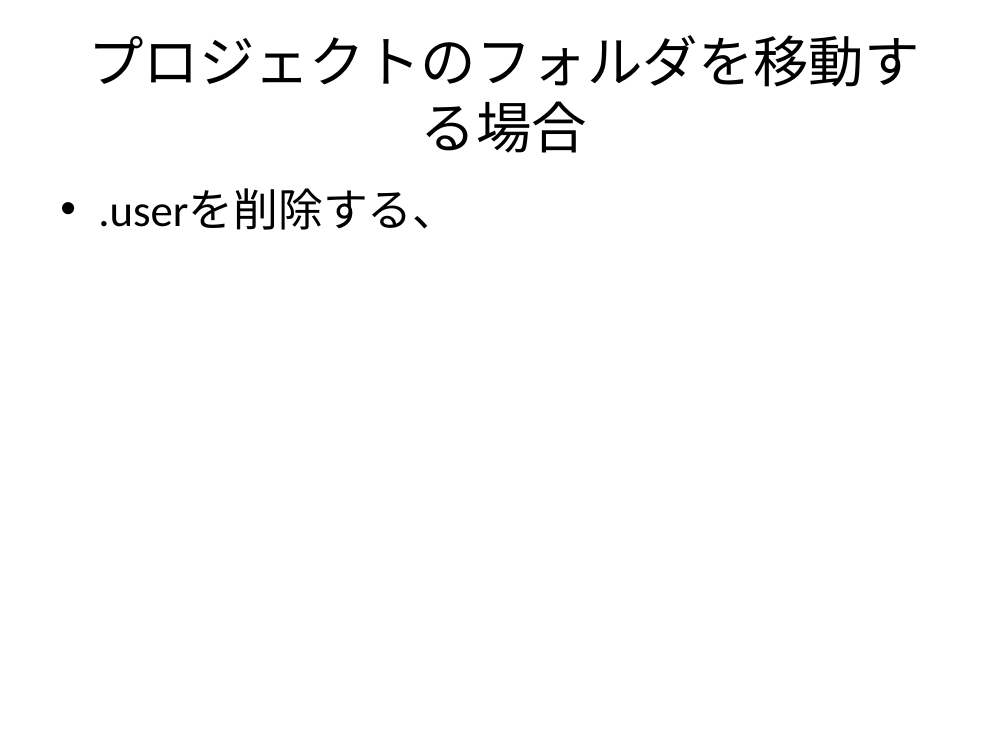
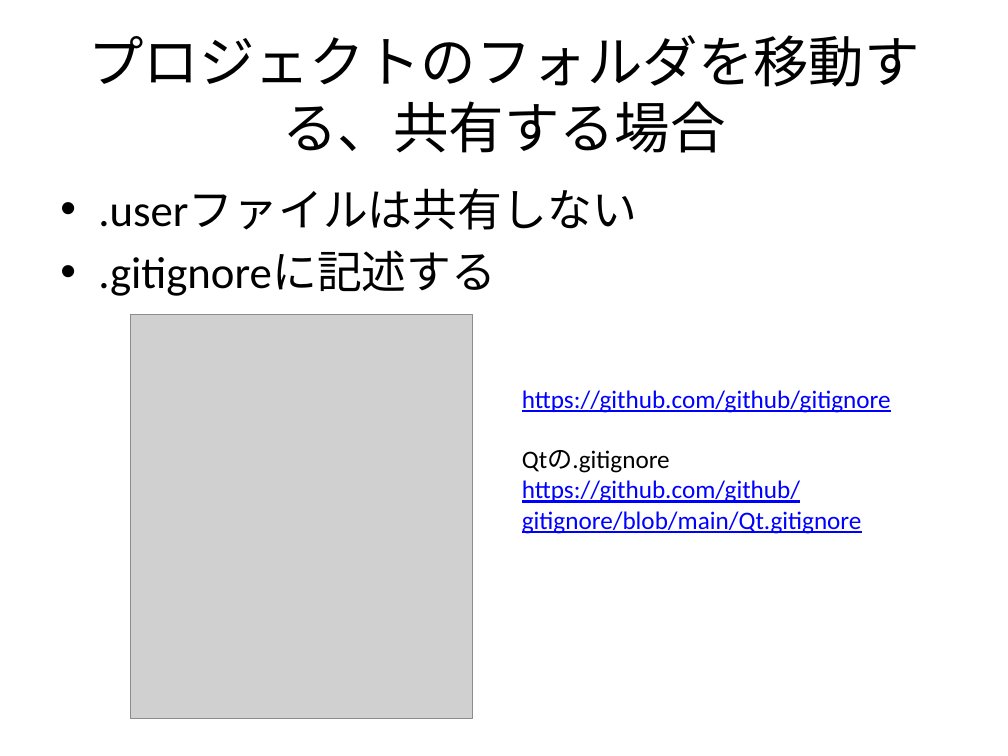
Before and after one commit to misaki-s/qt-widget-sample-app, a slide deck: slide 10 of QTのチュートリアル.pptx (slide 7 before the commit). Drawn at 1008x756 pixels with LibreOffice and Linux fonts; fonts in the diff are those of the drawing; grey boxes stand for pictures. Boxes give left, top, right and bottom in pixels: in the first picture for what was removed or moved away, otherwise in the second. Text is boxed around its words. In the diff, an @@ line names an element or a change of style, - is before the commit and + after.

```diff
--- a/QTのチュートリアル.pptx
+++ b/QTのチュートリアル.pptx
@@ title at box(88, 35, 920, 153): text changed @@
-プロジェクトのフォルダを移動する場合
+プロジェクトのフォルダを移動する、共有する場合
@@ text at box(98, 189, 637, 296): text changed @@
-• .userを削除する、
+• .userファイルは共有しない
+• .gitignoreに記述する
@@ picture added at box(131, 314, 473, 719) @@
@@ text added at box(522, 390, 891, 534), 18 pt, text #0000FF, underline @@
+https://github.com/github/gitignore
+Qtの.gitignore
+https://github.com/github/gitignore/blob/main/Qt.gitignore
```
Also in this commit, not shown: 3 other slides changed, 8 slides added, 5 slides removed.
